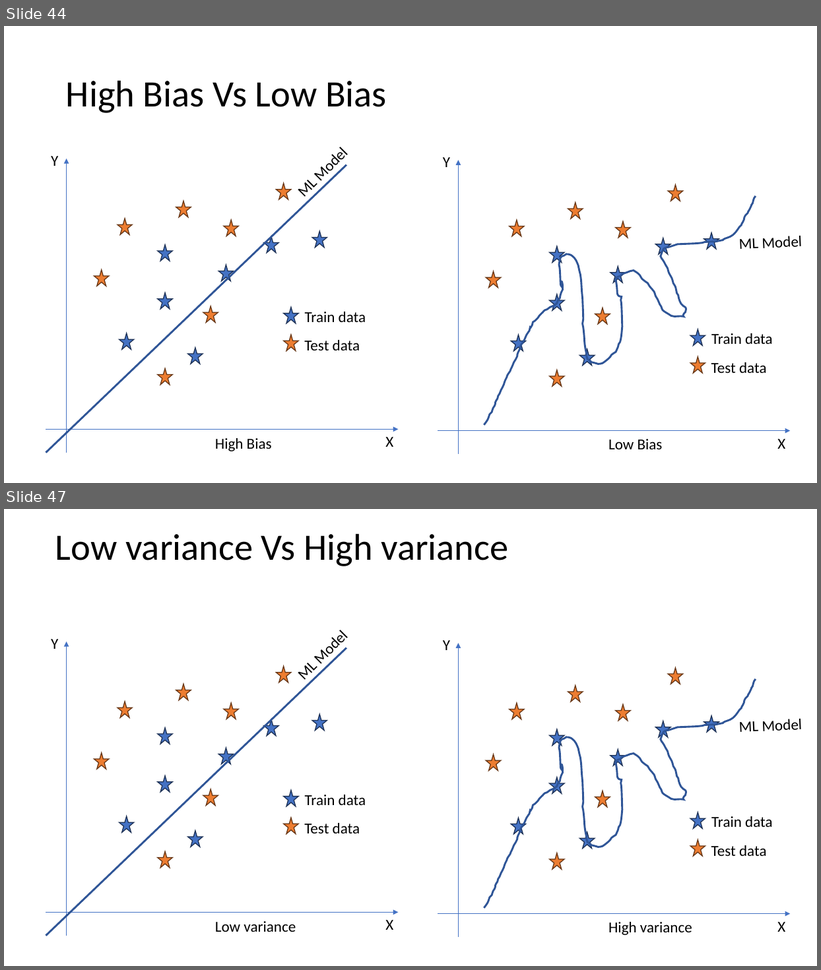
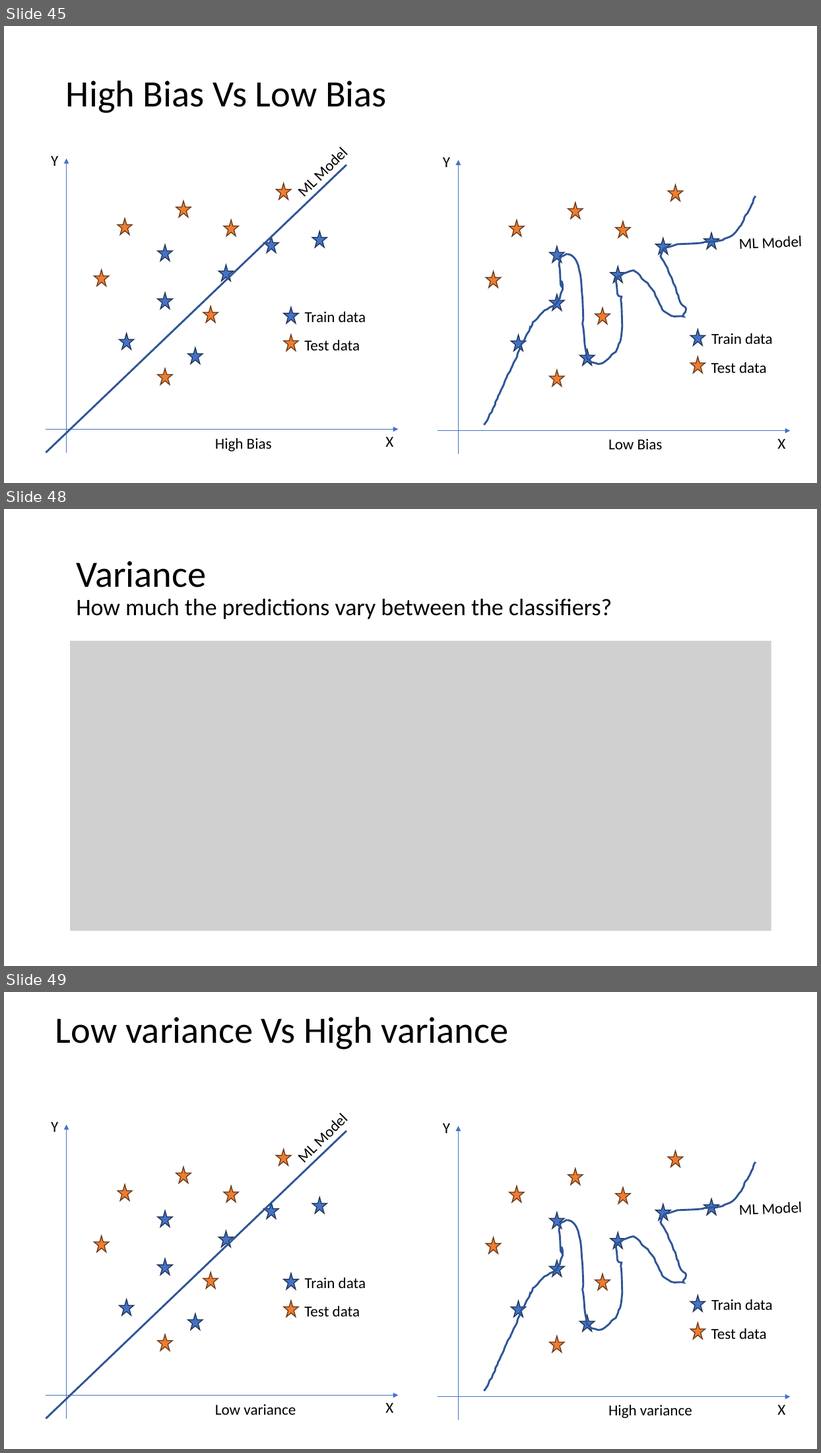
Before and after one commit to meenakshsundaram/AIML, a slide deck: DecisionTrees/DecisionTrees.pptx. Shown one above the other, each under a label of ours: slides 44 and 47 before the commit, slides 45, 48 and 49 after it; the slides between them are not shown. The pictures are 821x970 and 821x1453 pixels, drawn with LibreOffice and Linux fonts; fonts in the diff are those of the drawing; grey boxes stand for pictures. Boxes give left, top, right and bottom in pixels: in the first picture for what was removed or moved away, otherwise in the second. Text is boxed around its words. In the diff, an @@ line names an element or a change of style, - is before the commit and + after.

Commit message:
Add some insights in bias and variance

```diff
--- a/DecisionTrees/DecisionTrees.pptx
+++ b/DecisionTrees/DecisionTrees.pptx
@@ slide 48 added at (x1=4, y1=509, x2=817, y2=966), background #FFFFFF @@
@@ text added at (x1=76, y1=561, x2=612, y2=619), 28 pt, text #000000 @@
+Variance
+How much the predictions vary between the classifiers?
@@ picture added at (x1=70, y1=641, x2=772, y2=931) @@
@@ what was slide 44 is now slide 45 @@
@@ what was slide 47 is now slide 49 @@
```
Also in this commit, not shown: 2 slides changed, 2 other slides added, 1 slide removed.
